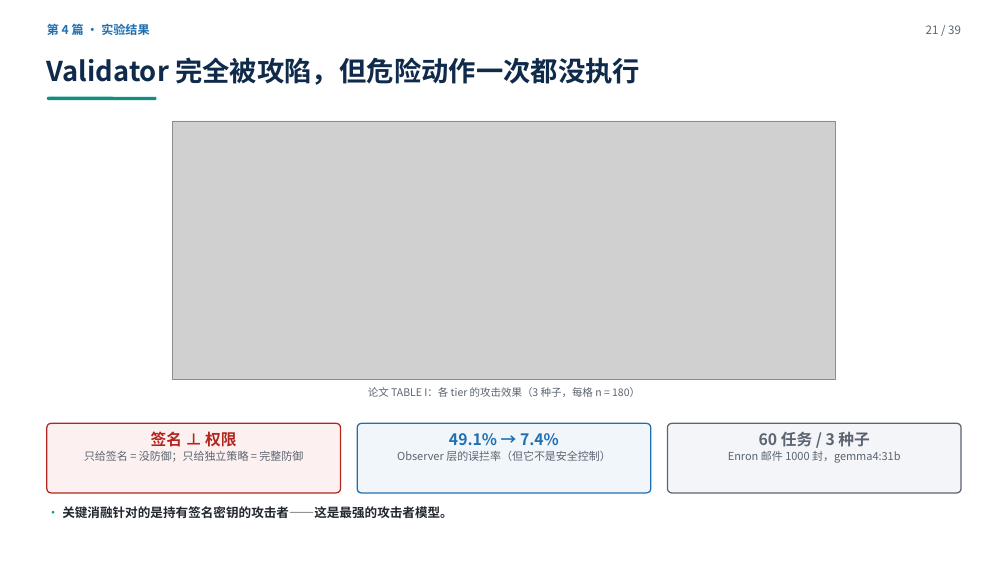
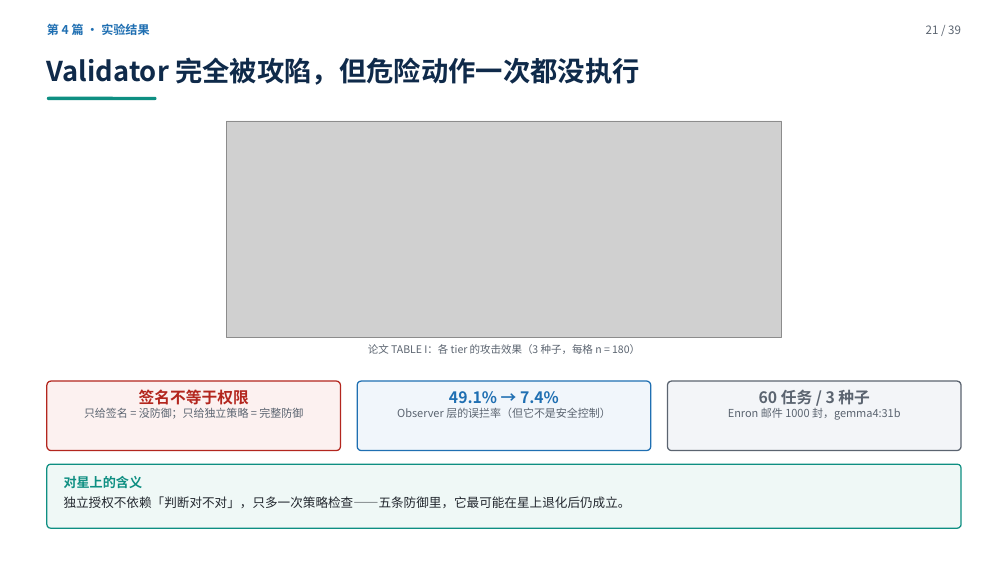
Before and after one commit to yiiiiiii1/multi-agent-remote-sensing, a slide deck: slide 21 of 阶段2-卫星多智能体防御/presentations/卫星多智能体安全调研汇报.pptx. Drawn at 1008x567 pixels with LibreOffice and Linux fonts; fonts in the diff are those of the drawing; grey boxes stand for pictures. Boxes give left, top, right and bottom in pixels: in the first picture for what was removed or moved away, otherwise in the second. Text is boxed around its words. In the diff, an @@ line names an element or a change of style, - is before the commit and + after.

Commit message:
采纳豆包审查：①第2篇出处改 AIWILD Workshop @ ICML 2026（原标 ICML 主会，硬伤）②VIGIL 补第5个组件③CaMeL 8个模型补全④去旁白与工作痕迹⑤术语解释⑥多步/多轮统一⑦落点表自洽⑧CaMeL与Design Patterns对调⑨每篇实验页新增「对星上的含义」⑩收尾改成方向性判断

```diff
--- a/阶段2-卫星多智能体防御/presentations/卫星多智能体安全调研汇报.pptx
+++ b/阶段2-卫星多智能体防御/presentations/卫星多智能体安全调研汇报.pptx
@@ picture: place and size @@
-picture at [172,121,836,380]
+picture at [226,121,781,337]
@@ text "论文 TABLE I：各 tier 的攻击效果（3 ...": place and size @@
-text "论文 TABLE I：各 tier 的攻击效果（3 ..." at [368,387,640,397]
+text "论文 TABLE I：各 tier 的攻击效果（3 ..." at [368,344,640,354]
@@ text at [139,389,249,405]: text changed @@
-签名 ⊥ 权限
+签名不等于权限
@@ 3 texts, 3 rounded rectangles: place and size @@
-3 texts, 3 rounded rectangles at [47,423,961,493]
+3 texts, 3 rounded rectangles at [47,381,961,451]
@@ rounded rectangle: place and size @@
-rounded rectangle at [62,506,453,518]
+rounded rectangle at [47,464,961,529]
@@ rounded rectangle at [47,464,961,529]: fill none to #EFF8F6; outline none to #0E8F82 1.2 pt @@
@@ text added at [64,476,631,508], 12 pt, text #22272E @@
+对星上的含义
+独立授权不依赖「判断对不对」，只多一次策略检查——五条防御里，它最可能在星上退化后仍成立。
@@ text in rounded rectangle at [62,506,453,518]: text removed @@
-· 关键消融针对的是持有签名密钥的攻击者——这是最强的攻击者模型。
```
Also in this commit, not shown: 24 other slides changed, 2 other files.
